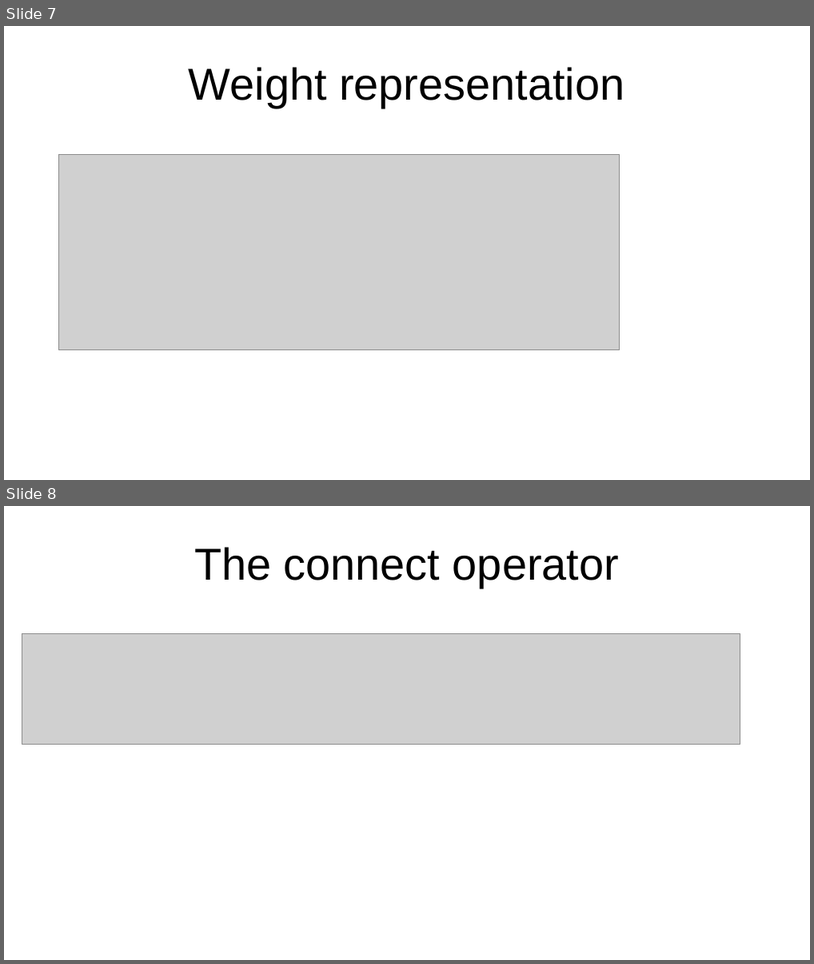
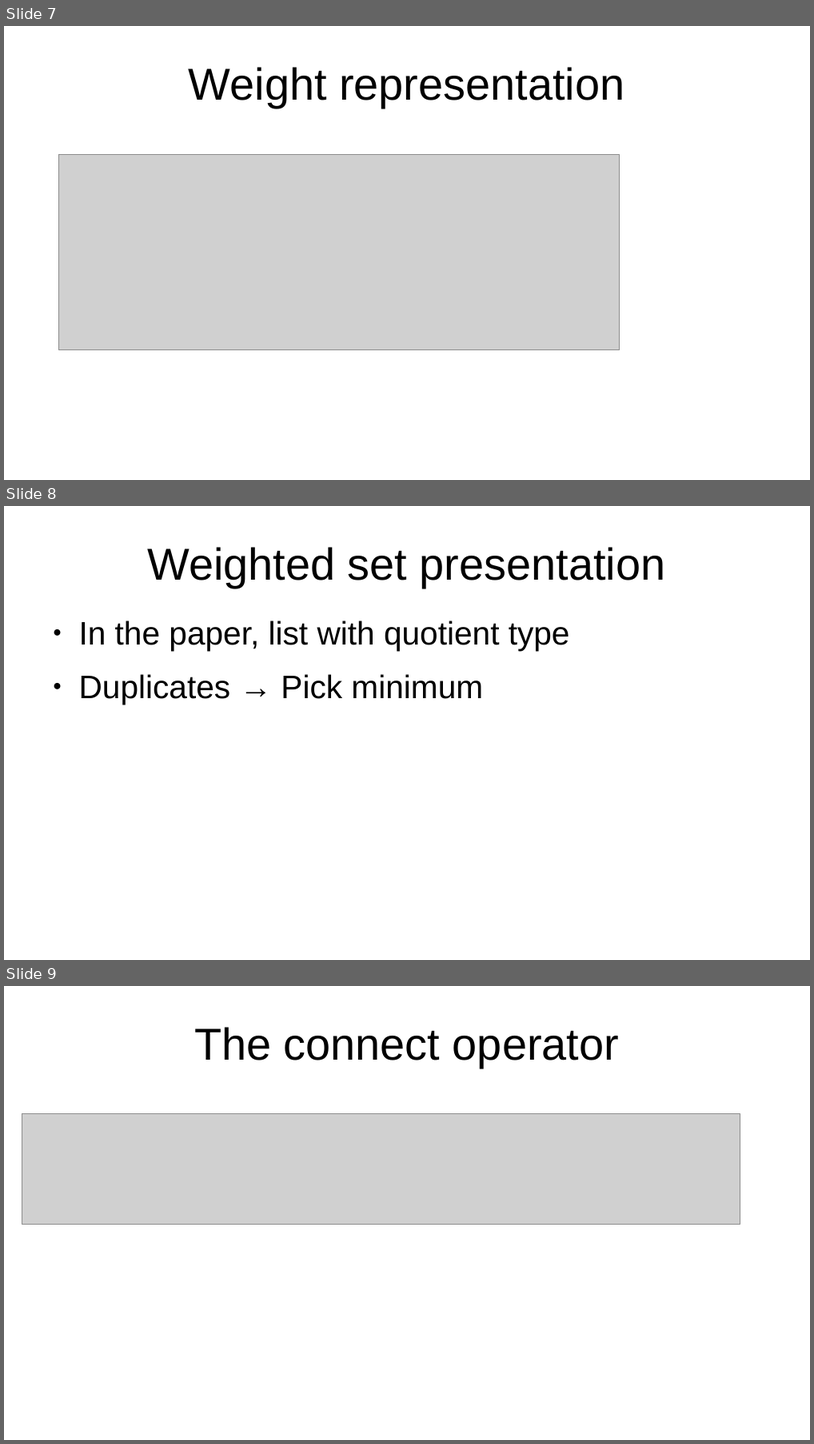
Before and after one commit to ThomdenDK/POCS, a slide deck: POCS_Exam.odp. Shown one above the other, each under a label of ours: slides 7 and 8 before the commit, slides 7, 8 and 9 after it. The pictures are 814x964 and 814x1444 pixels, drawn with LibreOffice and Linux fonts; fonts in the diff are those of the drawing; grey boxes stand for pictures. Boxes give left, top, right and bottom in pixels: in the first picture for what was removed or moved away, otherwise in the second. Text is boxed around its words. In the diff, an @@ line names an element or a change of style, - is before the commit and + after.

```diff
--- a/POCS_Exam.odp
+++ b/POCS_Exam.odp
@@ slide 8 added at (4,506,810,960), background #FFFFFF @@
@@ title added at (148,547,666,588), 44 pt, text #000000 @@
+Weighted set presentation
@@ text added at (79,620,570,704), 32 pt, text #000000 @@
+● In the paper, list with quotient type
+● Duplicates → Pick minimum
@@ what was slide 8 is now slide 9 @@
```
Also in this commit, not shown: 4 slides changed, 13 other slides added, 3 other files.
